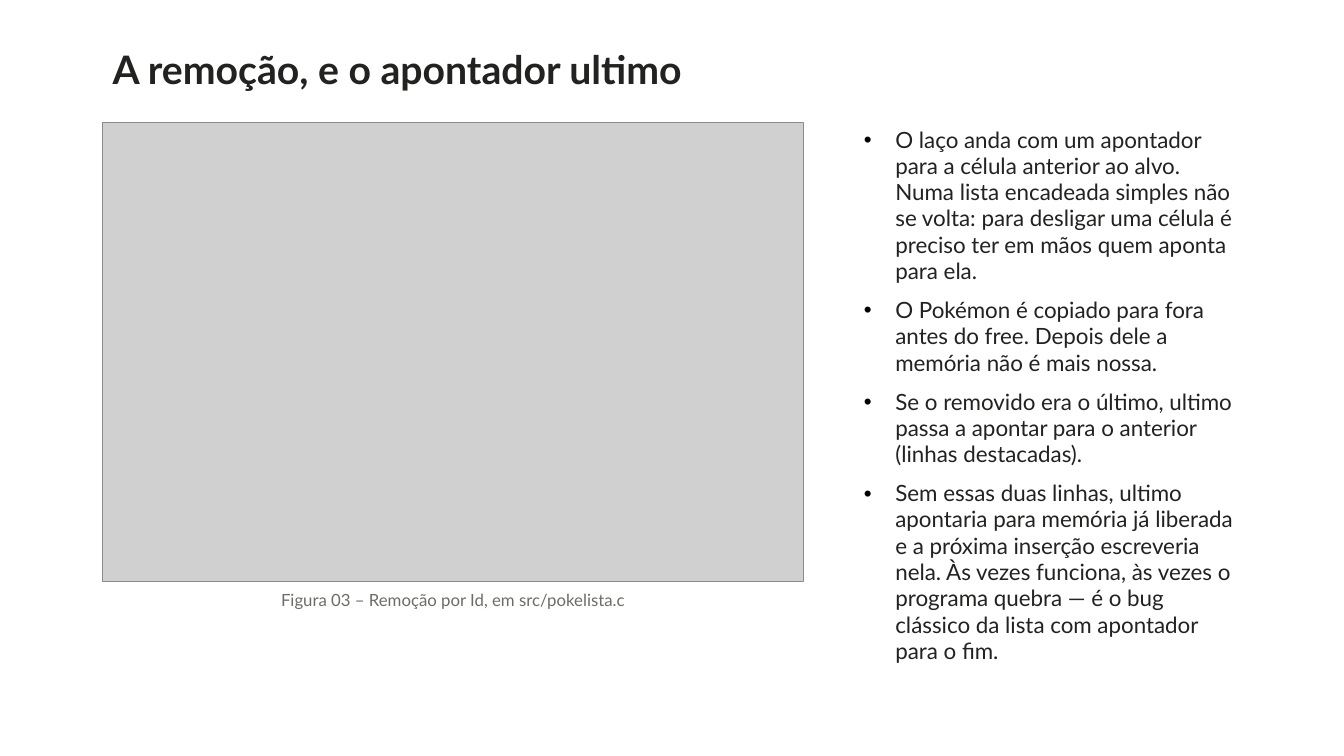
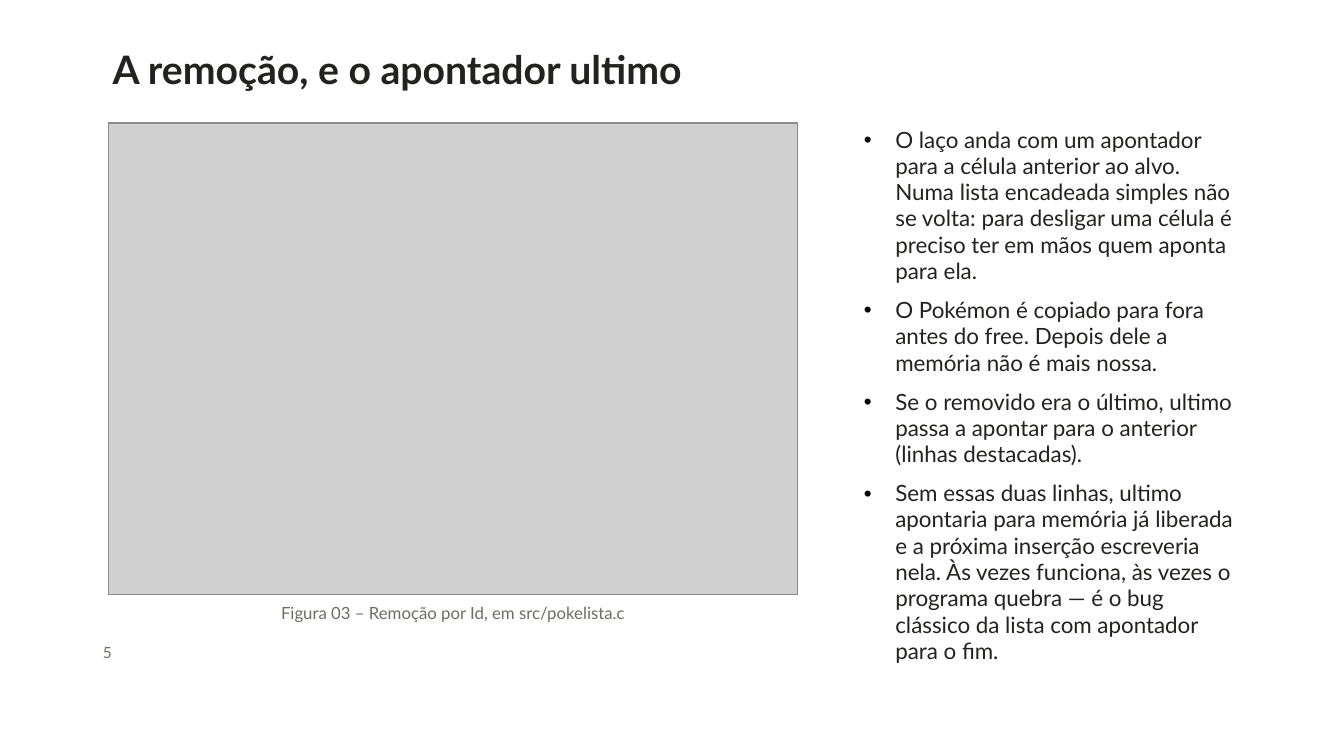
Before and after one commit to revoltzlz/tp-1, a slide deck: slide 5 of apresentacao/slides.pptx. Drawn at 1344x756 pixels with LibreOffice and Linux fonts; fonts in the diff are those of the drawing; grey boxes stand for pictures; background and template pictures are left out. Boxes give left, top, right and bottom in pixels: in the first picture for what was removed or moved away, otherwise in the second. Text is boxed around its words. In the diff, an @@ line names an element or a change of style, - is before the commit and + after.

```diff
--- a/apresentacao/slides.pptx
+++ b/apresentacao/slides.pptx
@@ picture: place and size @@
-picture at (103,123,804,582)
+picture at (109,123,799,595)
@@ text "Figura 03 – Remoção por ...": place and size @@
-text "Figura 03 – Remoção por ..." at (281,593,625,609)
+text "Figura 03 – Remoção por ..." at (281,606,625,622)
@@ text added at (103,647,112,658), 11 pt, text #6E6C66 @@
+5
```
Also in this commit, not shown: 11 other slides changed, 11 other files.
